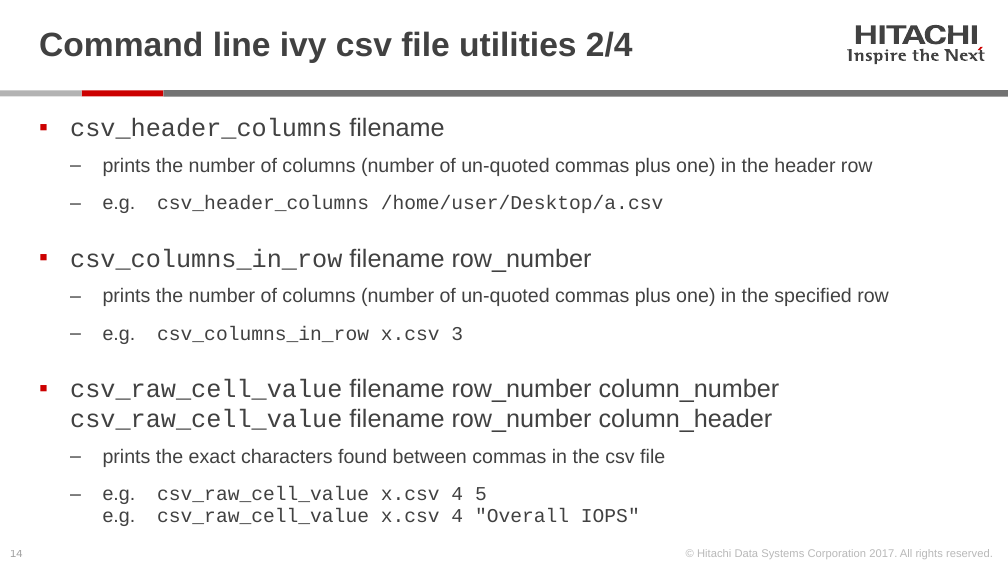
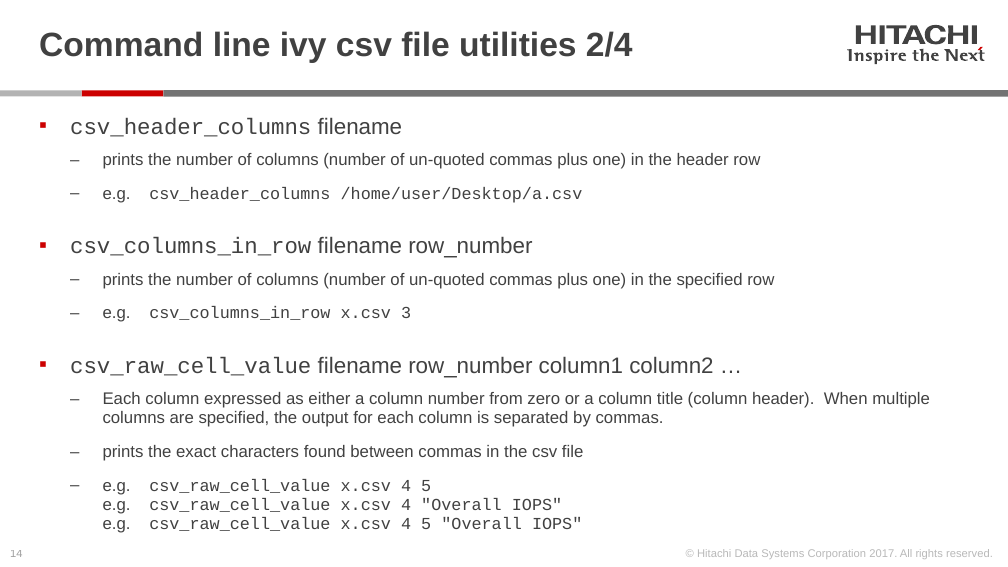
Before and after one commit to Hitachi-Data-Systems/ivy, a slide deck: slide 14 of doc/ivy csv utilities.pptx. Drawn at 1008x567 pixels with LibreOffice and Linux fonts; fonts in the diff are those of the drawing. Boxes give left, top, right and bottom in pixels: in the first picture for what was removed or moved away, otherwise in the second. Text is boxed around its words. In the diff, an @@ line names an element or a change of style, - is before the commit and + after.

```diff
--- a/doc/ivy csv utilities.pptx
+++ b/doc/ivy csv utilities.pptx
@@ text at bbox=[70, 117, 774, 461]: size 18 to 16 pt in "csv_header_columns filename", "csv_columns_in_row filename row_number"; size 14 to 12 pt in "prints the number of columns (number of ...", "e.g. csv_header_columns /home/user/Desktop/a.csv", "prints the number of columns (number of ...", "e.g. csv_columns_in_row x.csv 3" and 1 more places @@
@@ text at bbox=[70, 356, 930, 427]: text changed; size 18 to 12 pt @@
-▪ csv_raw_cell_value filename row_number column_number
-  csv_raw_cell_value filename row_number column_header
+▪ csv_raw_cell_value filename row_number column1 column2 …
+  ‒ Each column expressed as either a column number from zero or a column title (column header). When multiple columns are specified, the output for each column is separated by commas.
@@ text at bbox=[103, 479, 562, 533]: text changed; size 14 to 12 pt @@
-  ‒ e.g. csv_raw_cell_value x.csv 4 5
-    e.g. csv_raw_cell_value x.csv 4 "Overall IOPS"
+  ‒ e.g. csv_raw_cell_value x.csv 4 5
+    e.g. csv_raw_cell_value x.csv 4 "Overall IOPS"
+    e.g. csv_raw_cell_value x.csv 4 5 "Overall IOPS"
```
Also in this commit, not shown: 2 other slides changed, 4 other files.
